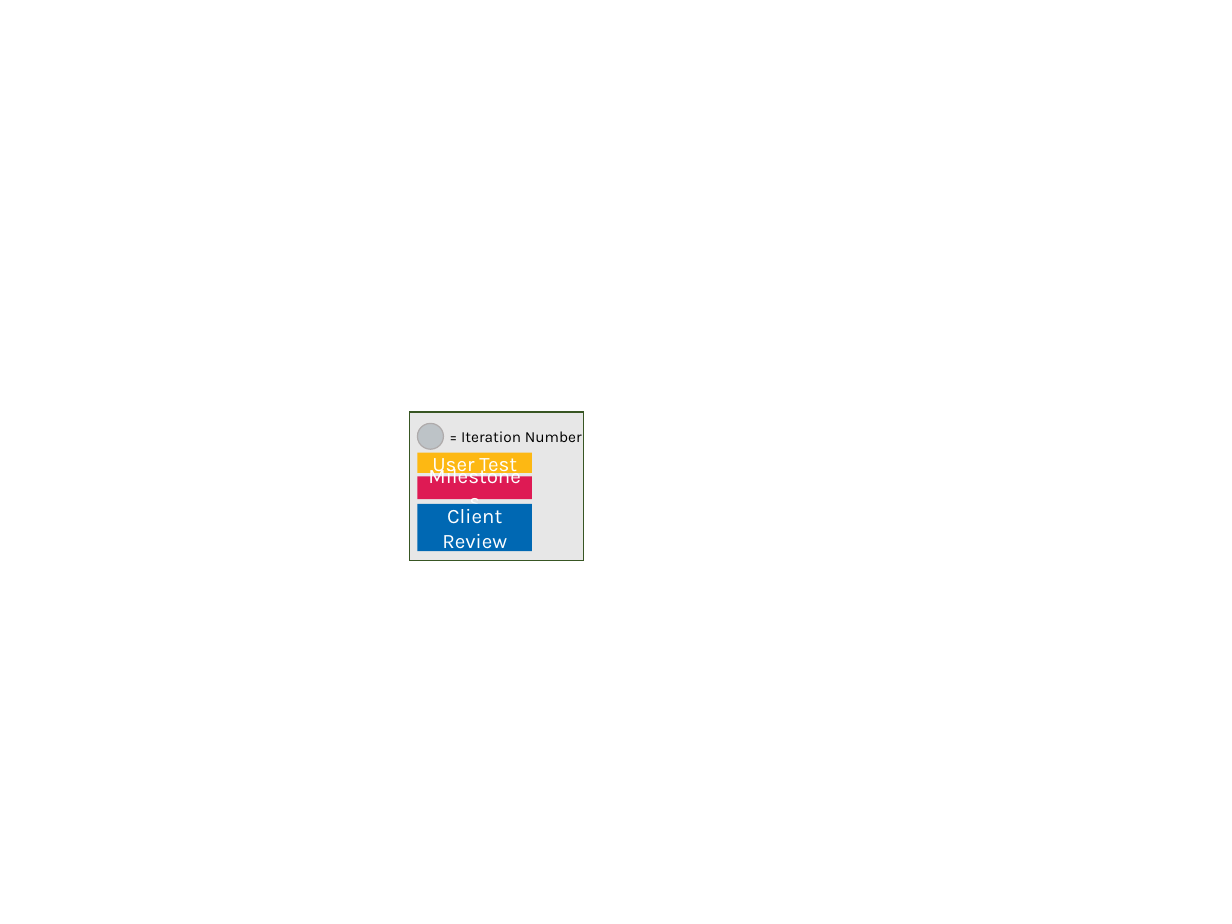
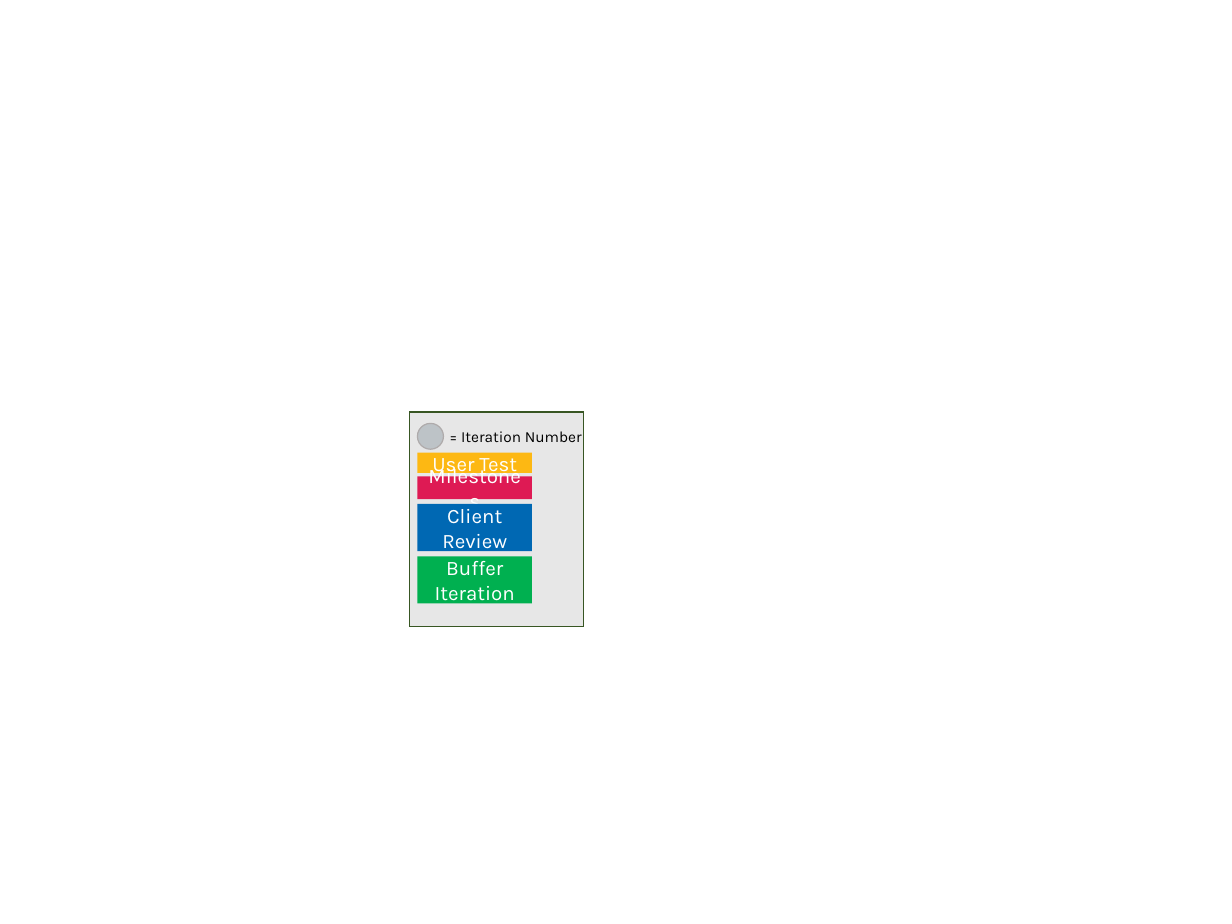
Before and after one commit to benguettachua/SmartHawker, a slide deck: slide 2 of FYP/FYPTimeline 6th June Edition.pptx. Drawn at 1232x924 pixels with LibreOffice and Linux fonts; fonts in the diff are those of the drawing. Boxes give left, top, right and bottom in pixels: in the first picture for what was removed or moved away, otherwise in the second. Text is boxed around its words. In the diff, an @@ line names an element or a change of style, - is before the commit and + after.

```diff
--- a/FYP/FYPTimeline 6th June Edition.pptx
+++ b/FYP/FYPTimeline 6th June Edition.pptx
@@ rectangle: place and size @@
-rectangle at (409,412,583,561)
+rectangle at (409,412,583,627)
@@ rectangle added at (417,556,532,604), fill #00B050, 16.8 pt, text #FFFFFF @@
+Buffer Iteration
```
Also in this commit, not shown: 1 other slide changed.
